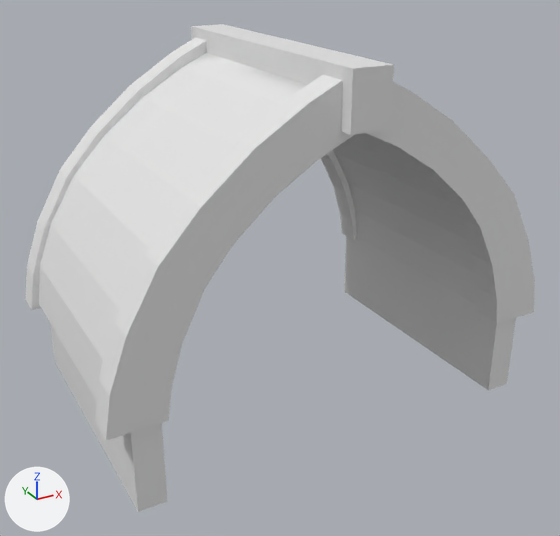
The FBX model Aetheria Tora's Story/Assets/alan/rock sheld.fbx as it was, and as the next commit left it.
Camera for both pictures: a 50 mm lens placed at (-71.3, -205.3, 22.5), pointed at (-53.0, -171.9, 5.8). The axes (+X, +Y, +Z) are drawn at lower left. The lights are the same throughout. Where no turn or scale is listed for an object, it has been applied to the vertices.
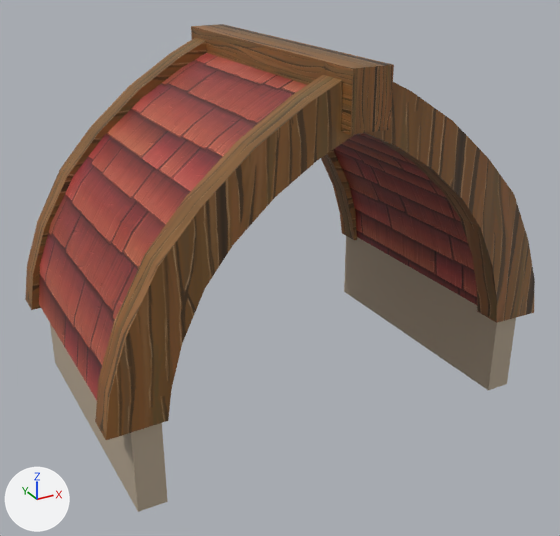
The change, as a list of edits to the scene's bpy script:
```text
Add img_79fa7ecc0ab78e7765347c20e80503af_png:
    img_79fa7ecc0ab78e7765347c20e80503af_png = load_image('79fa7ecc0ab78e7765347c20e80503af.png', '79fa7ecc0ab78e7765347c20e80503af.png', 1024, 1024, 'sRGB')
Add img_4254512a8d78430c334f8faec2e5367d_png:
    img_4254512a8d78430c334f8faec2e5367d_png = load_image('4254512a8d78430c334f8faec2e5367d.png', 'Materials/4254512a8d78430c334f8faec2e5367d.png', 512, 512, 'sRGB')
Add mat_wood:
    mat_wood = principled_material('wood')
    mat_wood.texture = img_79fa7ecc0ab78e7765347c20e80503af_png
Add mat_roof:
    mat_roof = principled_material('roof')
    mat_roof.texture = img_4254512a8d78430c334f8faec2e5367d_png
Add mat_wall:
    mat_wall = principled_material('wall')
    mat_wall.base_color = (0.477, 0.388, 0.283)  # beige #b8a791
Change me_cube_065:
    where me_cube_065.from_pydata(...)  # 60 vertices, 58 faces; spans x -12.1..12.1, y -0.8..0.8, z -6.6..7.6
    add me_cube_065.materials.append(mat_wood)  # picture img_79fa7ecc0ab78e7765347c20e80503af_png
Change me_cube_062:
    where me_cube_062.from_pydata(...)  # 60 vertices, 59 faces; spans x -11.7..11.7, y -7.4..7.4, z -6.6..6.8
    used by ob_cube_494; location = (-52.69, -170.87, 9.79)
    me_cube_062 part 1: texture (UV) coordinates of 59 of 59 faces, centred in x -11.5..11.5, y -7.4..7.4, z -6.6..6.2, changed; they spanned u 0.12..0.88, v 0.0..1.0 and now span u -0.26..1.17, v -0.62..1.59
    add me_cube_062.materials.append(mat_roof)  # picture img_4254512a8d78430c334f8faec2e5367d_png
Change me_cube_061:
    where me_cube_061.from_pydata(...)  # 8 vertices, 6 faces; spans x -0.7..0.7, y -7.39..7.39, z -2.32..2.32
    add me_cube_061.materials.append(mat_wall)  # beige #b8a791
Change me_cube_066:
    where me_cube_066.from_pydata(...)  # 8 vertices, 6 faces; spans x -1.0..1.0, y -8.2..8.2, z -1.3..1.3
    add me_cube_066.materials.append(mat_wood)  # picture img_79fa7ecc0ab78e7765347c20e80503af_png
Change me_cube_060:
    where me_cube_060.from_pydata(...)  # 8 vertices, 6 faces; spans x -0.7..0.7, y -7.39..7.39, z -2.32..2.32
    add me_cube_060.materials.append(mat_wall)  # beige #b8a791
Change me_cube_064:
    where me_cube_064.from_pydata(...)  # 60 vertices, 58 faces; spans x -12.1..12.1, y -0.8..0.8, z -6.6..7.6
    add me_cube_064.materials.append(mat_wood)  # picture img_79fa7ecc0ab78e7765347c20e80503af_png
```

Changed parts and their boxes [x1, y1, x2, y2] in the pictures (560 x 536 px):
'Cube.494', recoloured, surface changed (white to brown)
    both: [39, 53, 477, 400]
'Cube.496', recoloured (grey to brown)
    both: [95, 75, 535, 440]
'Cube.492', recoloured (grey to brown)
    both: [344, 236, 516, 390]
'Cube.497', recoloured (grey to brown)
    both: [191, 24, 394, 135]
'Cube.495', recoloured (white to brown)
    both: [25, 38, 357, 310]
'Cube.493', recoloured (grey to brown)
    both: [50, 323, 168, 512]
